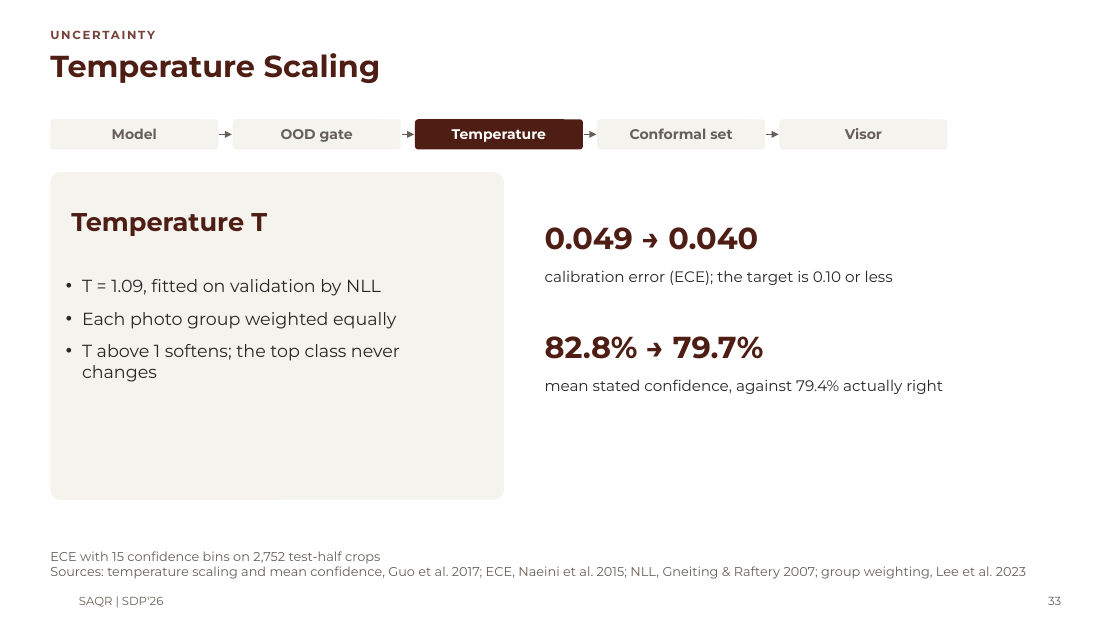
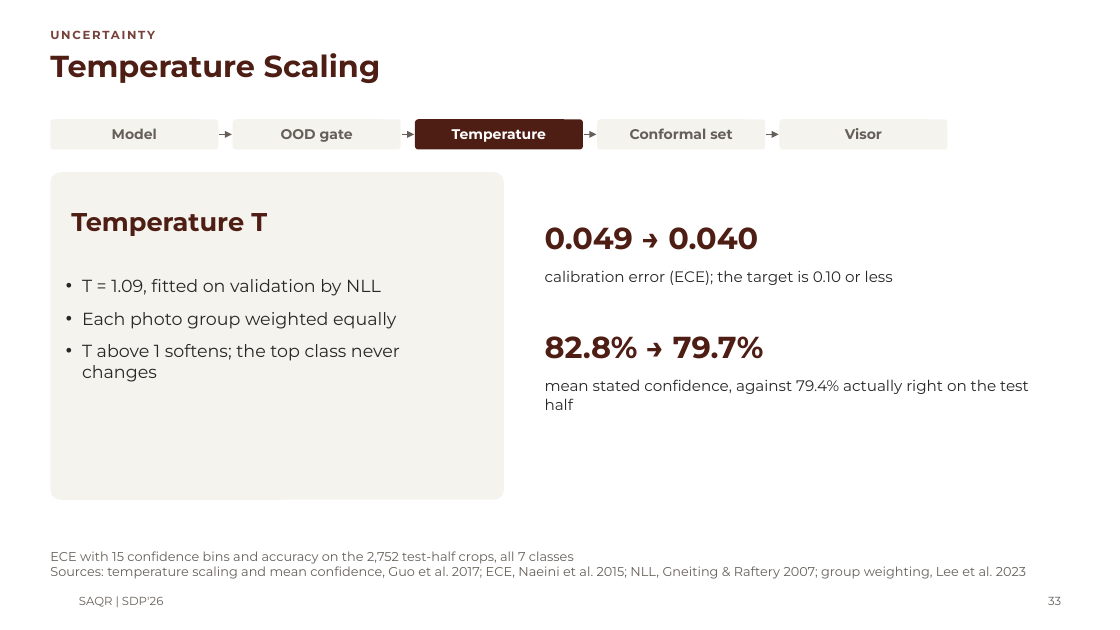
Before and after one commit to MASAR-AUS/SAQR, a slide deck: slide 33 of SAQR CMP490 Presentation.pptx. Drawn at 1120x630 pixels with LibreOffice and Linux fonts; fonts in the diff are those of the drawing; background and template pictures are left out. Boxes give left, top, right and bottom in pixels: in the first picture for what was removed or moved away, otherwise in the second. Text is boxed around its words. In the diff, an @@ line names an element or a change of style, - is before the commit and + after.

```diff
--- a/SAQR CMP490 Presentation.pptx
+++ b/SAQR CMP490 Presentation.pptx
@@ text at <box>545,379,1029,410</box>: text changed @@
-mean stated confidence, against 79.4% actually right
+mean stated confidence, against 79.4% actually right on the test half
@@ text at <box>50,551,574,564</box>: text changed @@
-ECE with 15 confidence bins on 2,752 test-half crops
+ECE with 15 confidence bins and accuracy on the 2,752 test-half crops, all 7 classes
```
Also in this commit, not shown: 4 other slides changed, 2 slides added, 4 other files.
